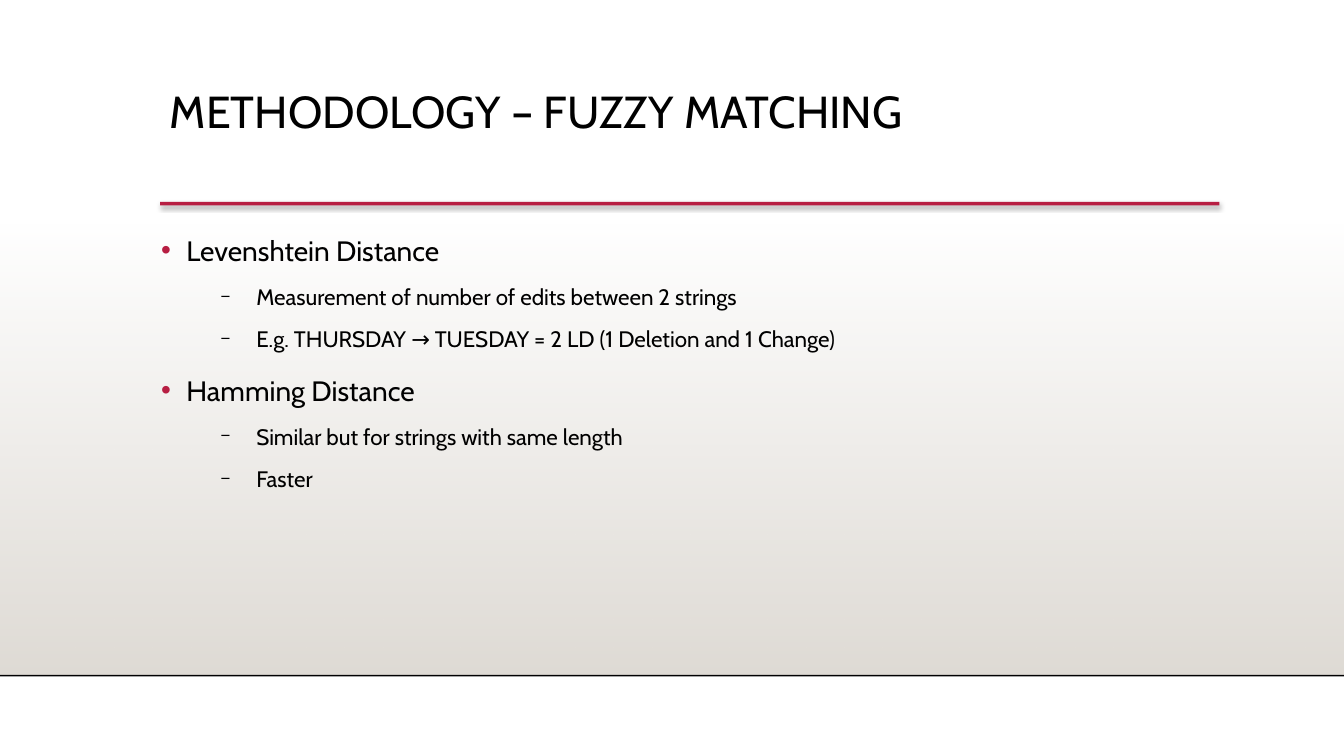
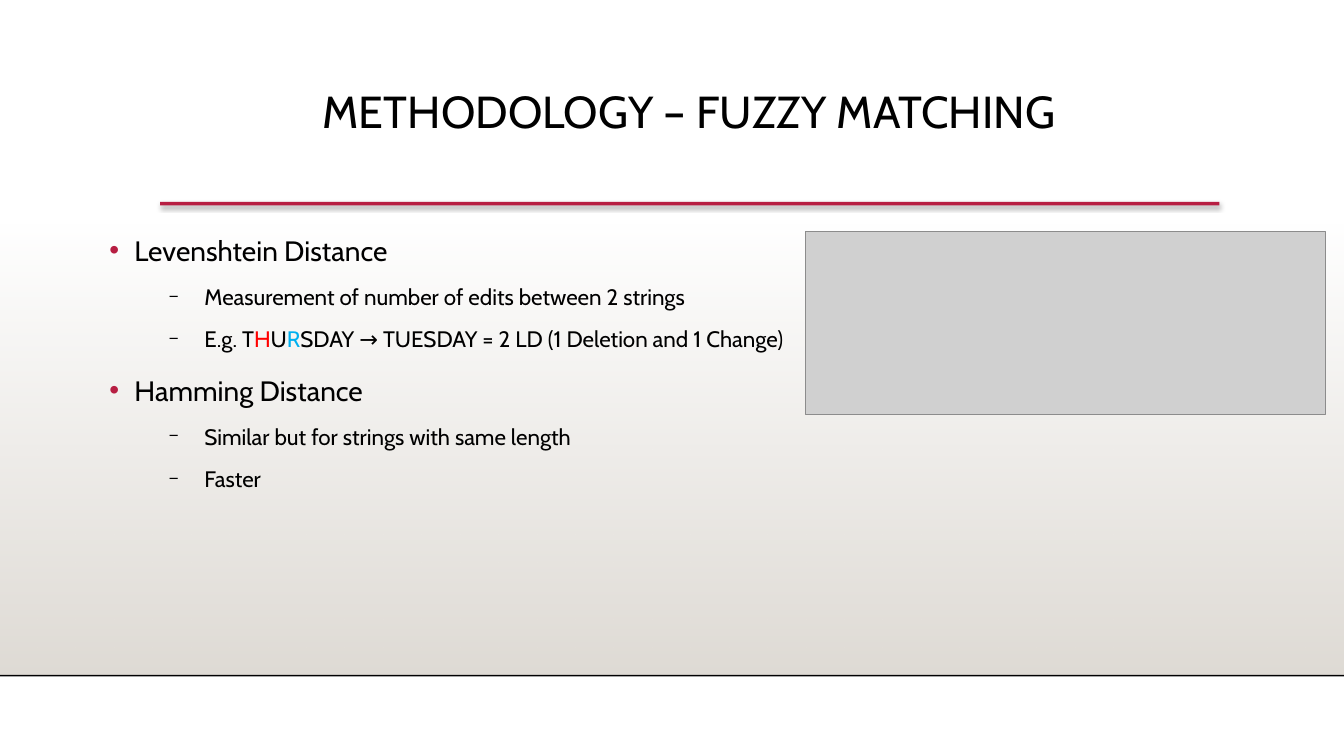
Before and after one commit to dghazvini/AI-Chatbot, a slide deck: slide 4 of Presentation.pptx. Drawn at 1344x756 pixels with LibreOffice and Linux fonts; fonts in the diff are those of the drawing; grey boxes stand for pictures; background and template pictures are left out. Boxes give left, top, right and bottom in pixels: in the first picture for what was removed or moved away, otherwise in the second. Text is boxed around its words. In the diff, an @@ line names an element or a change of style, - is before the commit and + after.

```diff
--- a/Presentation.pptx
+++ b/Presentation.pptx
@@ text "METHODOLOGY – FUZZY MATCHING" at [323,96,1056,129]: alignment left to centre @@
@@ text "Levenshtein Distance": place and size @@
-text "Levenshtein Distance" at [186,240,835,488]
+text "Levenshtein Distance" at [134,240,783,488]
@@ picture added at [806,232,1326,415] @@
@@ text at [204,330,783,353]: text colour #000000 to #FF0000, text colour #000000 to #00B0F0 in "THURSDAY" @@
```
Also in this commit, not shown: 3 other slides changed.
